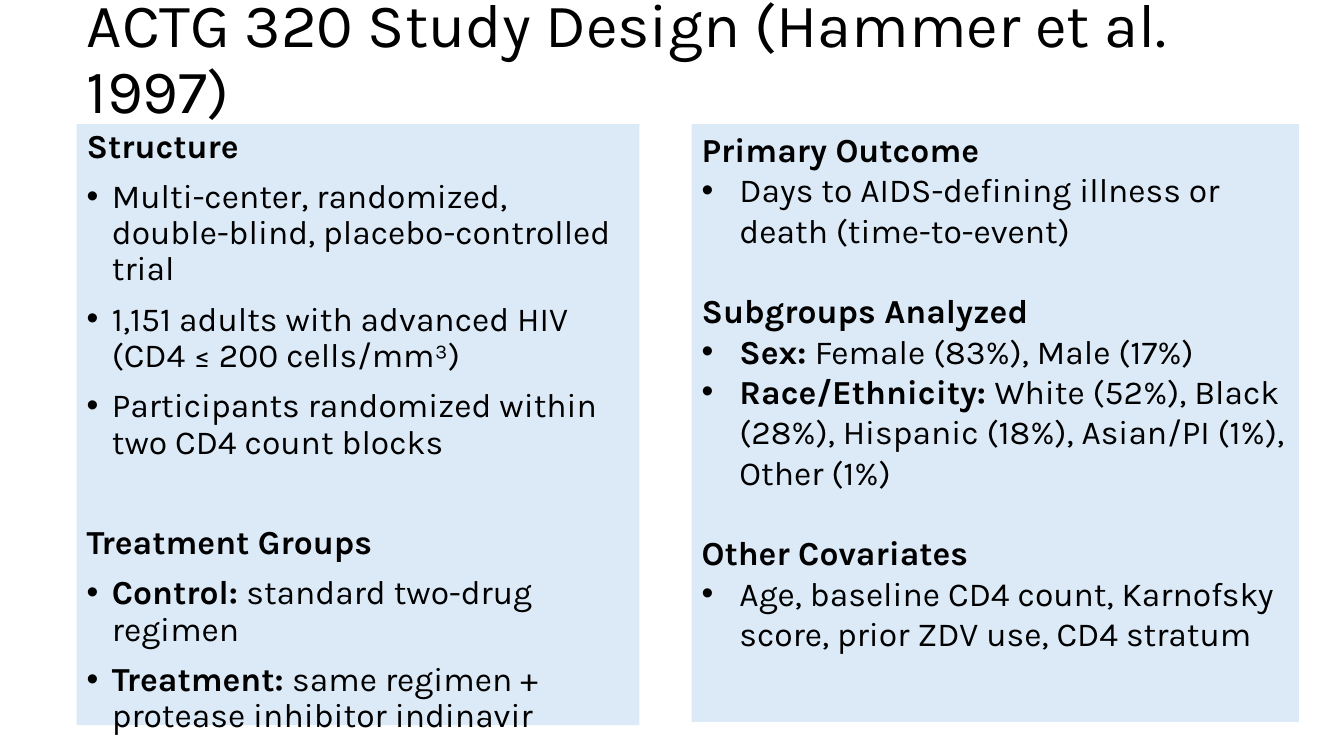
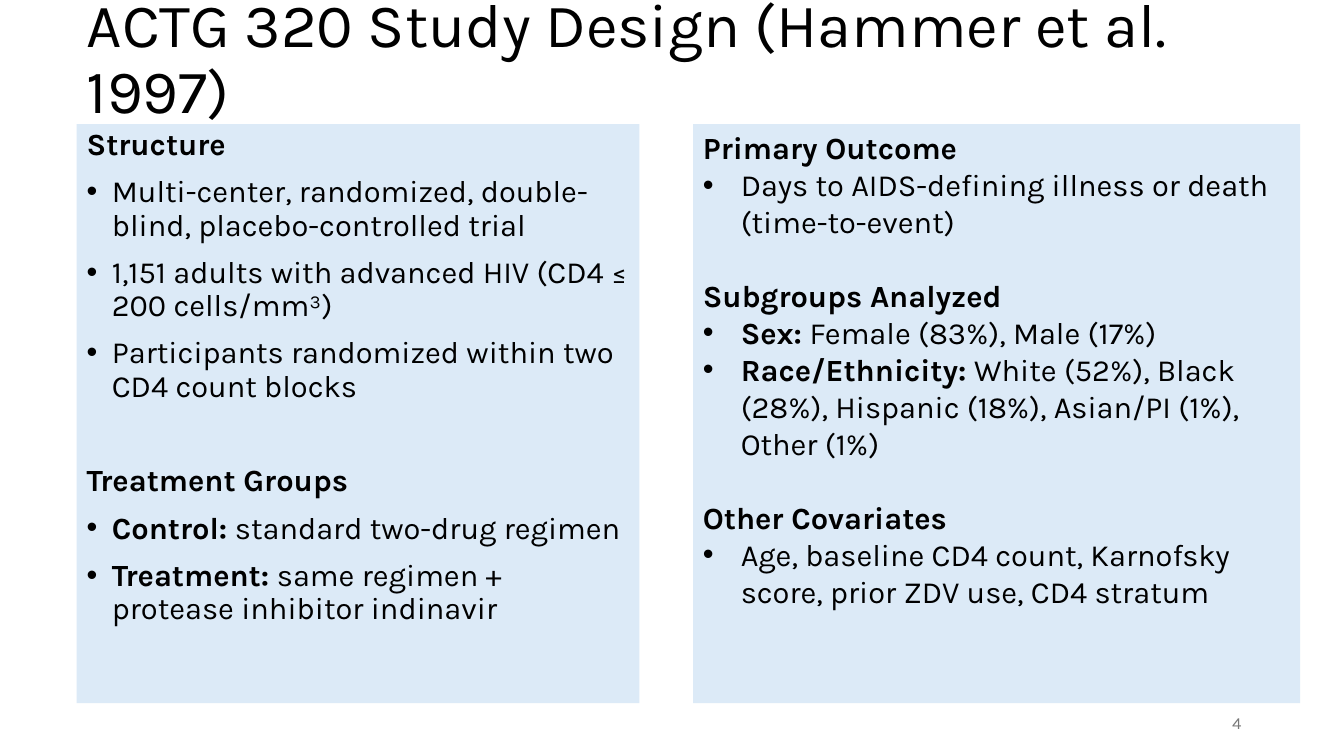
Before and after one commit to susanpeck/Math261BExperimentalDesignProject, a slide deck: slide 4 of Document_Files/Presentation_Slides_v3.pptx. Drawn at 1344x756 pixels with LibreOffice and Linux fonts; fonts in the diff are those of the drawing. Boxes give left, top, right and bottom in pixels: in the first picture for what was removed or moved away, otherwise in the second. Text is boxed around its words. In the diff, an @@ line names an element or a change of style, - is before the commit and + after.

Commit message:
Minor presentation fixes

```diff
--- a/Document_Files/Presentation_Slides_v3.pptx
+++ b/Document_Files/Presentation_Slides_v3.pptx
@@ text "Structure": place and size @@
-text "Structure" at [77,124,639,725]
+text "Structure" at [77,124,639,704]
@@ text "Structure" at [77,124,639,704]: size 24 to 22 pt @@
@@ rectangle "Primary Outcome" at [694,124,1301,704]: size 24 to 22 pt @@
@@ rectangle "Primary Outcome": place and size @@
-rectangle "Primary Outcome" at [692,124,1299,722]
+rectangle "Primary Outcome" at [694,124,1301,704]
@@ page number added at [1232,718,1241,729], 12 pt, text #797979 @@
+4
```
Also in this commit, not shown: 5 other slides changed.
